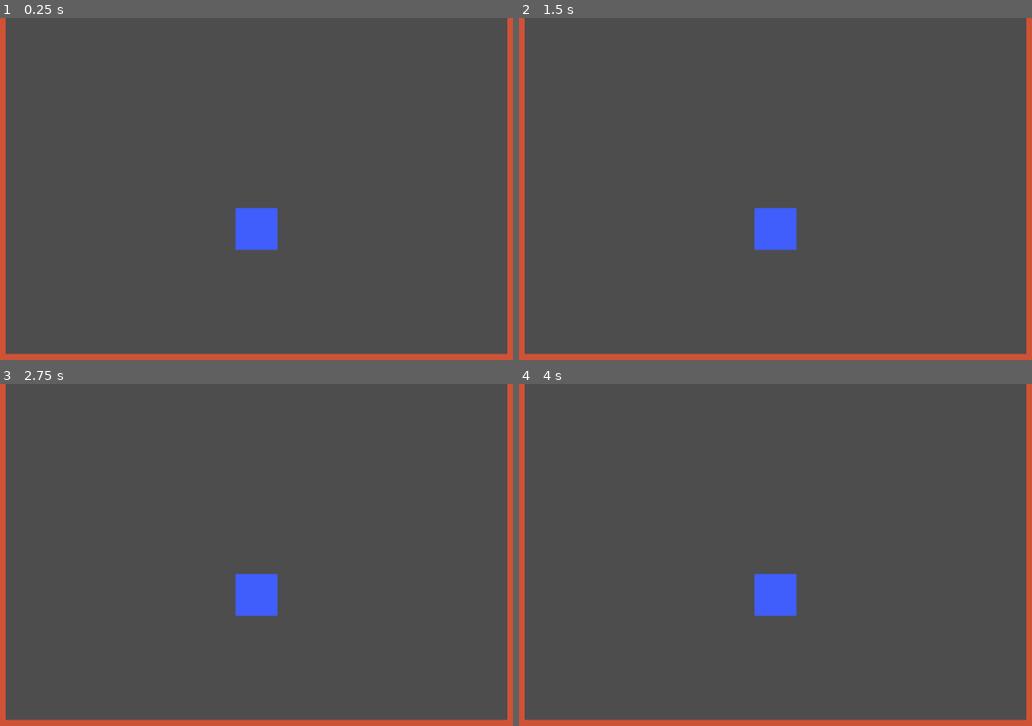
Above: before the commit, frames 1-4 (two rows, left to right).
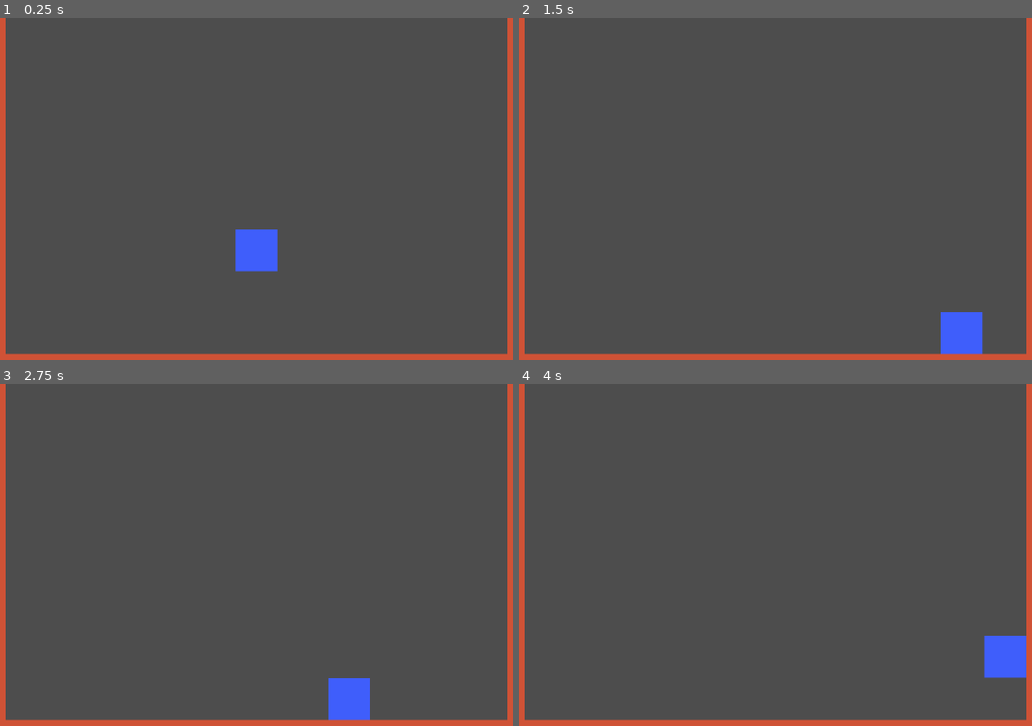
Above: after the commit, the same moments.

Repository: TomChapple/godot-ci-example
Game: Godot game, scene res://World.tscn
Same seed, same stepped clock (60 frames per second), same inputs: the game is played once before the commit and once after it.
Inputs:
- Up to frame 1 (0.25 s): no input
- Up to frame 2 (1.5 s): hold D (player_right, bound only after the commit) from 0.53 s (still down); tap Space (player_jump, bound only after the commit) at 0.6, 0.77, 1.07, 1.35 s
- Up to frame 3 (2.75 s): tap Space (player_jump, bound only after the commit) at 1.52, 1.82, 2.1 s; release D (player_right, bound only after the commit) at 2.03 s; hold A (player_left, bound only after the commit) from 2.03 s (still down)
- Up to frame 4 (4 s): release A (player_left, bound only after the commit) at 2.78 s; hold D (player_right, bound only after the commit) from 2.78 s (still down); tap Space (player_jump, bound only after the commit) at 2.85, 3.02, 3.32, 3.6, 3.77 s

The runs differ from the first frame. In frame 1, 1.1% of the frame differs, in the area x 45-55%, y 55-75%; in frame 2, 2.0%, in the area x 45-91%, y 55-99%; in frame 3, 2.0%; in frame 4, 2.0%.

Commit message:
Add script to CharacterBody2D
This is a slightly modified template script to allow for basic gameplay.

Diff:
--- /dev/null
+++ b/Player.gd
@@ -0,0 +1,28 @@
+extends CharacterBody2D
+
+
+const SPEED = 300.0
+const JUMP_VELOCITY = -400.0
+
+# Get the gravity from the project settings to be synced with RigidBody nodes.
+var gravity = ProjectSettings.get_setting("physics/2d/default_gravity")
+
+
+func _physics_process(delta):
+	# Add the gravity.
+	if not is_on_floor():
+		velocity.y += gravity * delta
+
+	# Handle Jump.
+	if Input.is_action_just_pressed("player_jump") and is_on_floor():
+		velocity.y = JUMP_VELOCITY
+
+	# Get the input direction and handle the movement/deceleration.
+	# As good practice, you should replace UI actions with custom gameplay actions.
+	var direction = Input.get_axis("player_left", "player_right")
+	if direction:
+		velocity.x = direction * SPEED
+	else:
+		velocity.x = move_toward(velocity.x, 0, SPEED)
+
+	move_and_slide()
--- a/World.tscn
+++ b/World.tscn
@@ -1,4 +1,6 @@
-[gd_scene load_steps=2 format=3 uid="uid://062iuucw1pym"]
+[gd_scene load_steps=3 format=3 uid="uid://062iuucw1pym"]
+
+[ext_resource type="Script" path="res://Player.gd" id="1_mkqqa"]
 
 [sub_resource type="RectangleShape2D" id="RectangleShape2D_17xum"]
 size = Vector2(64, 64)
@@ -8,6 +10,7 @@
 [node name="Camera2D" type="Camera2D" parent="."]
 
 [node name="Player" type="CharacterBody2D" parent="."]
+script = ExtResource("1_mkqqa")
 
 [node name="Polygon2D" type="Polygon2D" parent="Player"]
 color = Color(0.247059, 0.372549, 0.988235, 1)
--- a/project.godot
+++ b/project.godot
@@ -14,3 +14,29 @@
 run/main_scene="res://World.tscn"
 config/features=PackedStringArray("4.1", "Forward Plus")
 config/icon="res://icon.svg"
+
+[input]
+
+player_jump={
+"deadzone": 0.5,
+"events": [Object(InputEventKey,"resource_local_to_scene":false,"resource_name":"","device":0,"window_id":0,"alt_pressed":false,"shift_pressed":false,"ctrl_pressed":false,"meta_pressed":false,"pressed":false,"keycode":0,"physical_keycode":32,"key_label":0,"unicode":0,"echo":false,"script":null)
+, Object(InputEventMouseButton,"resource_local_to_scene":false,"resource_name":"","device":-1,"window_id":0,"alt_pressed":false,"shift_pressed":false,"ctrl_pressed":false,"meta_pressed":false,"button_mask":0,"position":Vector2(0, 0),"global_position":Vector2(0, 0),"factor":1.0,"button_index":2,"canceled":false,"pressed":false,"double_click":false,"script":null)
+, Object(InputEventJoypadButton,"resource_local_to_scene":false,"resource_name":"","device":-1,"button_index":0,"pressure":0.0,"pressed":false,"script":null)
+, Object(InputEventKey,"resource_local_to_scene":false,"resource_name":"","device":-1,"window_id":0,"alt_pressed":false,"shift_pressed":false,"ctrl_pressed":false,"meta_pressed":false,"pressed":false,"keycode":0,"physical_keycode":4194320,"key_label":0,"unicode":0,"echo":false,"script":null)
+, Object(InputEventKey,"resource_local_to_scene":false,"resource_name":"","device":-1,"window_id":0,"alt_pressed":false,"shift_pressed":false,"ctrl_pressed":false,"meta_pressed":false,"pressed":false,"keycode":0,"physical_keycode":87,"key_label":0,"unicode":119,"echo":false,"script":null)
+]
+}
+player_left={
+"deadzone": 0.5,
+"events": [Object(InputEventKey,"resource_local_to_scene":false,"resource_name":"","device":0,"window_id":0,"alt_pressed":false,"shift_pressed":false,"ctrl_pressed":false,"meta_pressed":false,"pressed":false,"keycode":0,"physical_keycode":65,"key_label":0,"unicode":0,"echo":false,"script":null)
+, Object(InputEventKey,"resource_local_to_scene":false,"resource_name":"","device":-1,"window_id":0,"alt_pressed":false,"shift_pressed":false,"ctrl_pressed":false,"meta_pressed":false,"pressed":false,"keycode":0,"physical_keycode":4194319,"key_label":0,"unicode":0,"echo":false,"script":null)
+, Object(InputEventJoypadMotion,"resource_local_to_scene":false,"resource_name":"","device":-1,"axis":0,"axis_value":-1.0,"script":null)
+]
+}
+player_right={
+"deadzone": 0.5,
+"events": [Object(InputEventKey,"resource_local_to_scene":false,"resource_name":"","device":-1,"window_id":0,"alt_pressed":false,"shift_pressed":false,"ctrl_pressed":false,"meta_pressed":false,"pressed":false,"keycode":0,"physical_keycode":68,"key_label":0,"unicode":100,"echo":false,"script":null)
+, Object(InputEventKey,"resource_local_to_scene":false,"resource_name":"","device":-1,"window_id":0,"alt_pressed":false,"shift_pressed":false,"ctrl_pressed":false,"meta_pressed":false,"pressed":false,"keycode":0,"physical_keycode":4194321,"key_label":0,"unicode":0,"echo":false,"script":null)
+, Object(InputEventJoypadMotion,"resource_local_to_scene":false,"resource_name":"","device":-1,"axis":0,"axis_value":1.0,"script":null)
+]
+}
